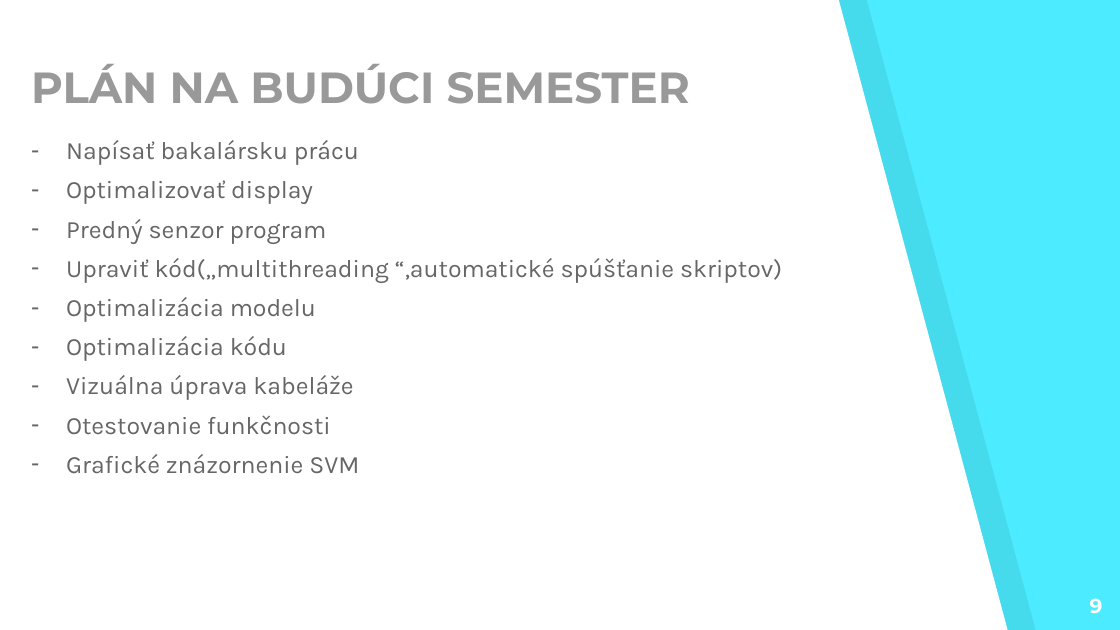
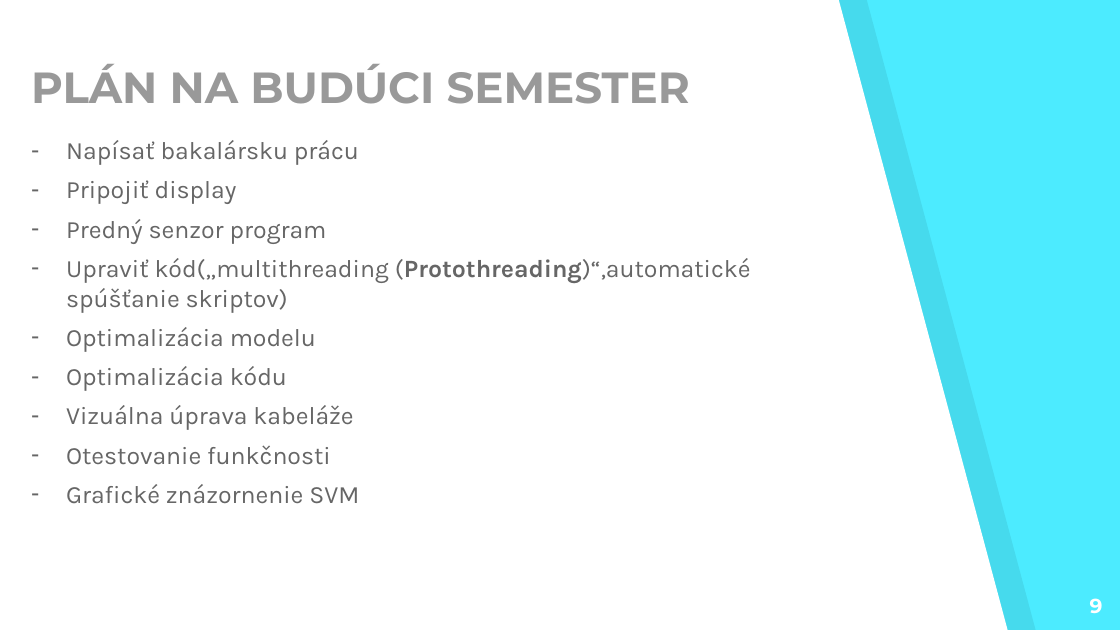
Before and after one commit to TvarozekRastislav/Little-M, a slide deck: slide 9 of presentation/BP-prezentácia.pptx. Drawn at 1120x630 pixels with LibreOffice and Linux fonts; fonts in the diff are those of the drawing. Boxes give left, top, right and bottom in pixels: in the first picture for what was removed or moved away, otherwise in the second. Text is boxed around its words. In the diff, an @@ line names an element or a change of style, - is before the commit and + after.

```diff
--- a/presentation/BP-prezentácia.pptx
+++ b/presentation/BP-prezentácia.pptx
@@ text at <box>66,180,237,204</box>: text changed @@
-– Optimalizovať display
+– Pripojiť display
@@ text at <box>66,258,751,313</box>: text changed @@
-– Upraviť kód(„multithreading “,automatické spúšťanie skriptov)
+– Upraviť kód(„multithreading (Protothreading)“,automatické spúšťanie skriptov)
```
Also in this commit, not shown: 1 other slide changed, 4 other files.
